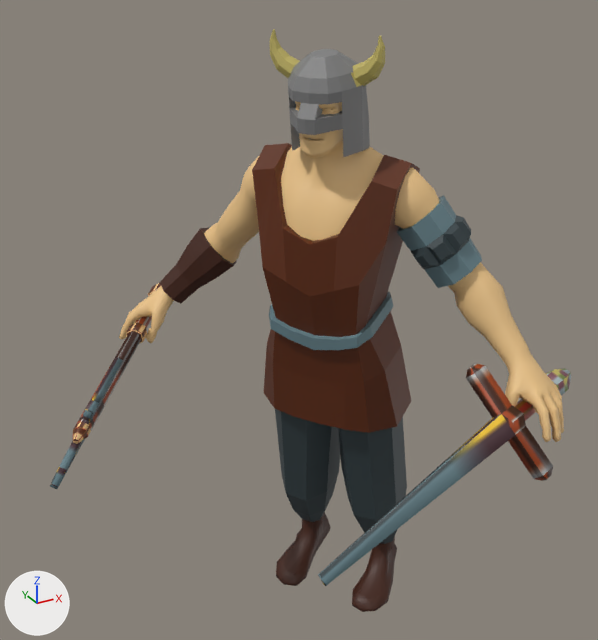
The COLLADA model res/models/player/sword/player_attack_sword.dae as it was, and as the next commit left it.
Before and after are seen from a 50 mm camera at (-14.8, -24.1, 23.5) aimed at (-1.9, -0.8, 11.8). The axes (+X, +Y, +Z) are drawn at lower left. The lights are the same throughout. Vertices at the same position are counted once.

Script lines for the objects in view, before the commit:
```python
me_bodymesh = bpy.data.meshes.new('bodyMesh')
me_bodymesh.from_pydata(...)  # 3571 vertices, 6815 faces; spans x -0.087..0.087, y -0.233..0.0, z -0.106..0.022
me_bodymesh.materials.append(mat_material_001)  # picture img_viking_png
ob_body = bpy.data.objects.new('body', me_bodymesh)
ob_body.location = (1.58, 1.38, -1.62)
ob_body.rotation_euler = (-1.411, 0.0176, -0.947)  # degrees (-81, 1, -54)
ob_body.scale = (-100.0, 100.0, 100.0)
```
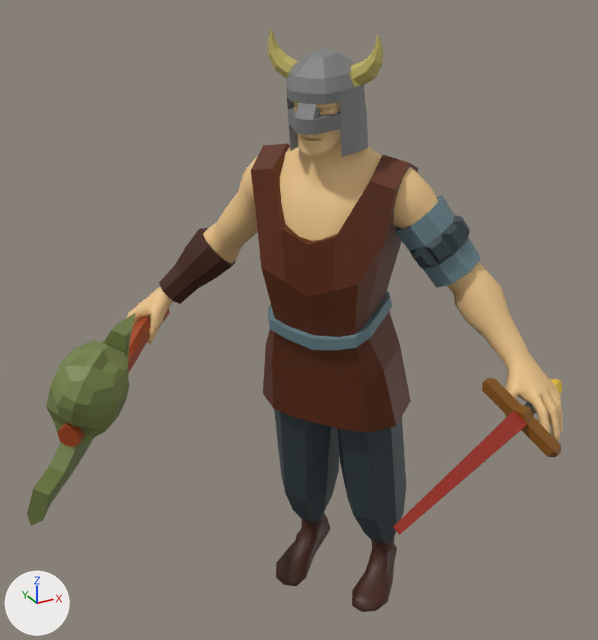
What the commit changed:
me_bodymesh is used by ob_body; location (1.58, 1.38, -1.62); rotation (-1.411, 0.0176, -0.947), in degrees (-81, 1, -54); scale (-100.0, 100.0, 100.0).
me_bodymesh had 3571 vertices, 6815 faces and spanned x -0.087..0.087, y -0.233..0.0, z -0.106..0.022.
me_bodymesh now has 3781 vertices, 7231 faces and spans x -0.088..0.088, y -0.233..0.0, z -0.105..0.022.
me_bodymesh part 1: the loose piece of 62 vertices spanning x -0.087..-0.04, y -0.135..-0.105, z -0.106..0.01 is rebuilt with 62 vertices and now spans x -0.088..-0.056, y -0.133..-0.113, z -0.093..0.006.
me_bodymesh part 2: a new loose piece of 160 vertices spanning x 0.04..0.076, y -0.15..-0.091, z -0.105..-0.041, in mat_material_001 (picture img_viking_png).
me_bodymesh part 3: 1 vertex moved within x 0.055, y -0.12, z -0.085; 119 vertices removed from x 0.046..0.087, y -0.137..-0.104, z -0.094..0.01; 169 vertices added at x 0.052..0.088, y -0.128..-0.108, z -0.088..0.008.
Object 'body' (ob_body) moves from (1.58, 1.38, -1.62) to (1.57, 1.38, -1.63).
Object 'body' (ob_body) turns from (-81, 1, -54) to (-81, 0.8, -54) degrees about x, y and z.

What differs and where, as boxes (x1, y1, x2, y2) in the pictures (598 x 640 px; the box of a moved part takes in the faces that stretch with it):
'body', reshaped, moved, turned: before (50, 29, 571, 612); after (27, 30, 563, 612)
part 1 of me_bodymesh, rebuilt (33% narrower, 29% shorter): before (318, 364, 571, 586); after (393, 378, 562, 535)
part 2 of me_bodymesh, added (green): after (27, 313, 135, 526)
part 3 of me_bodymesh, moved or reshaped: before (50, 283, 161, 489); after (57, 308, 170, 447)
